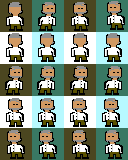
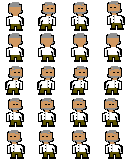
Before/after of a 128 x 160 layered artwork. What changed in the layer stack:
hid "Layer 1" over [0, 0, 128, 160]
